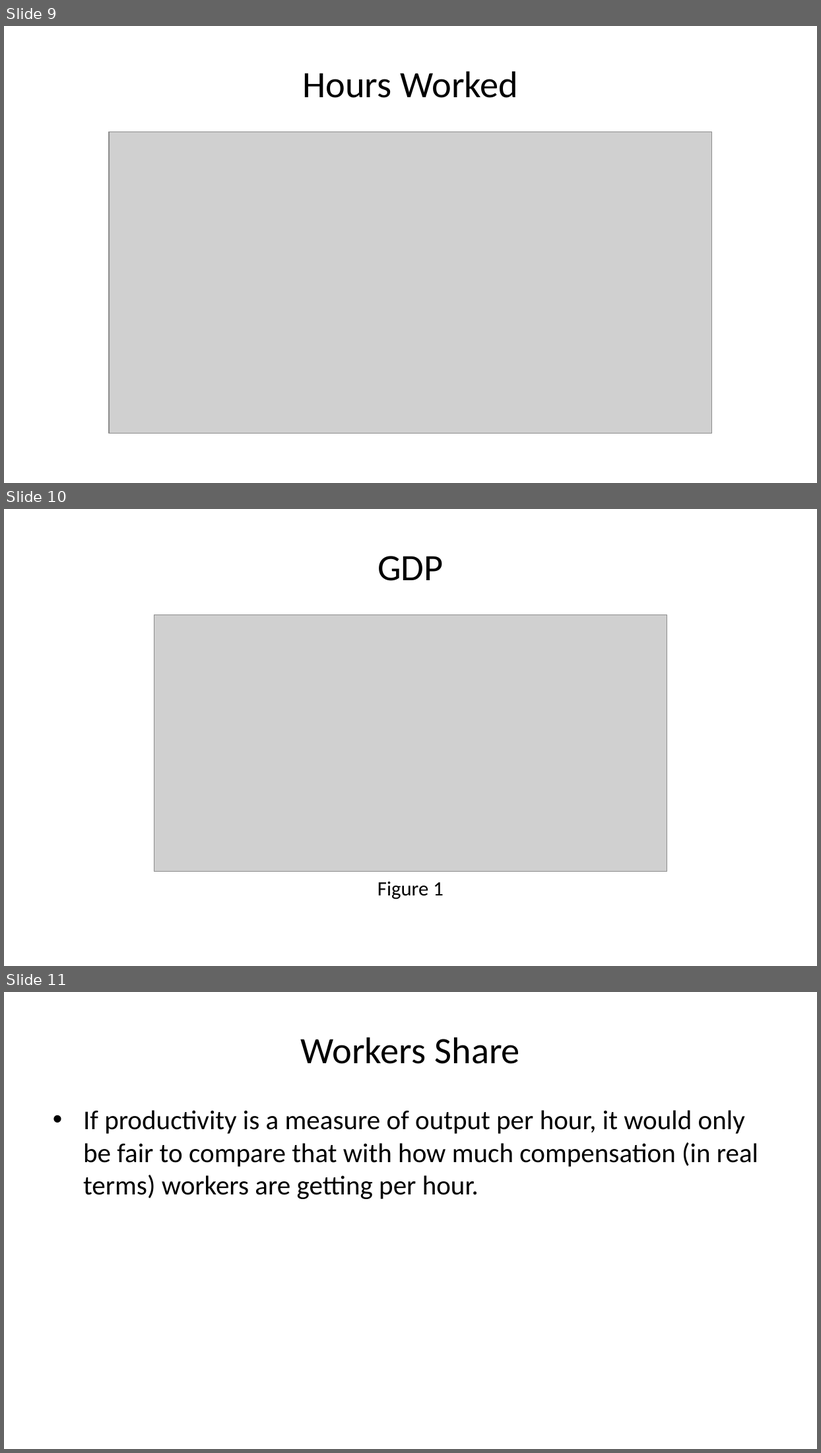
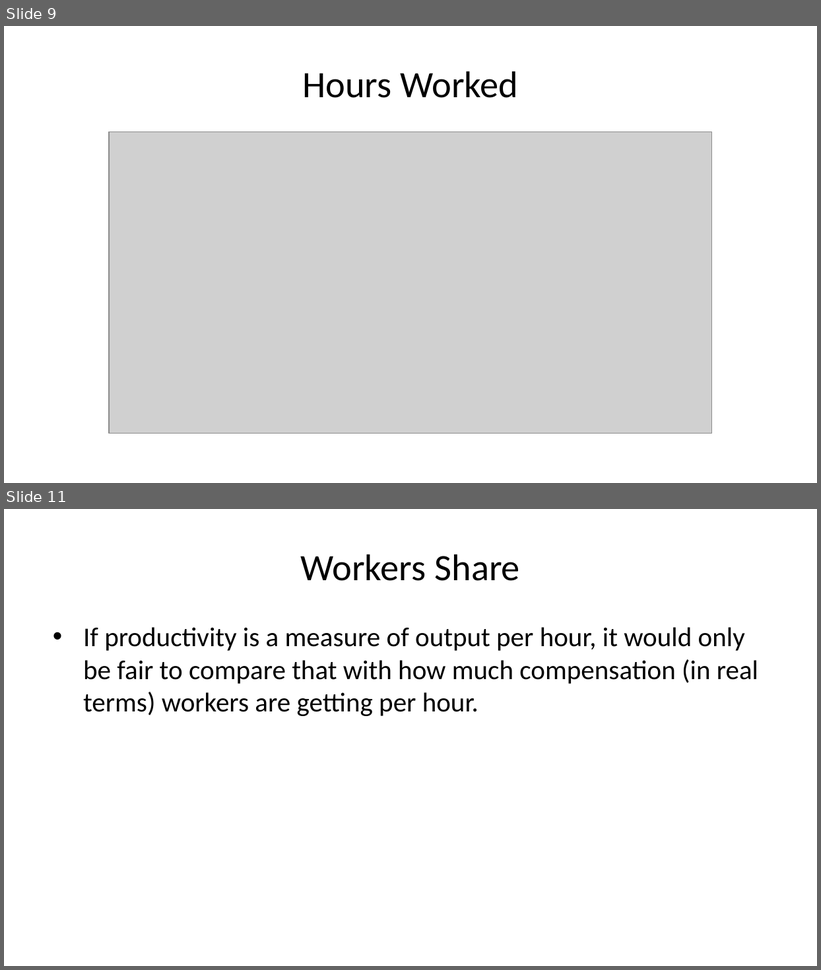
Before and after one commit to amwu-nrc/economics-presentations, a slide deck: Organiser Education - Productivity.pptx. Shown one above the other, each under a label of ours: slides 9, 10 and 11 before the commit, slides 9 and 11 after it; the slides between them are not shown. The pictures are 821x1453 and 821x970 pixels, drawn with LibreOffice and Linux fonts; fonts in the diff are those of the drawing; grey boxes stand for pictures. Boxes give left, top, right and bottom in pixels: in the first picture for what was removed or moved away, otherwise in the second. Text is boxed around its words. In the diff, an @@ line names an element or a change of style, - is before the commit and + after.

```diff
--- a/Organiser Education - Productivity.pptx
+++ b/Organiser Education - Productivity.pptx
@@ slide 10 removed at box(4, 509, 817, 966), background #FFFFFF @@
@@ title removed at box(378, 556, 443, 581) @@
-GDP
@@ picture removed at box(154, 615, 667, 871) @@
@@ text removed at box(378, 882, 444, 900) @@
-Figure 1
```
Also in this commit, not shown: 1 slide changed, 1 slide added, 4 other files.
